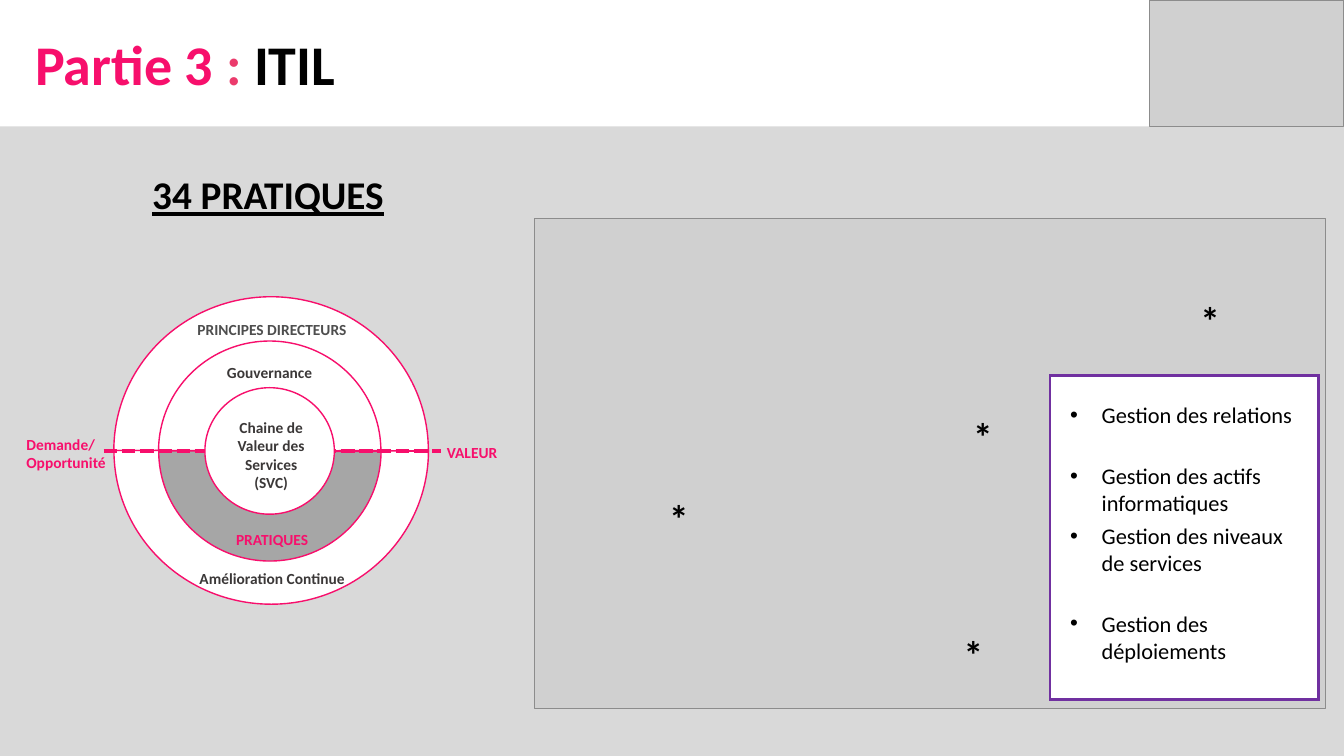
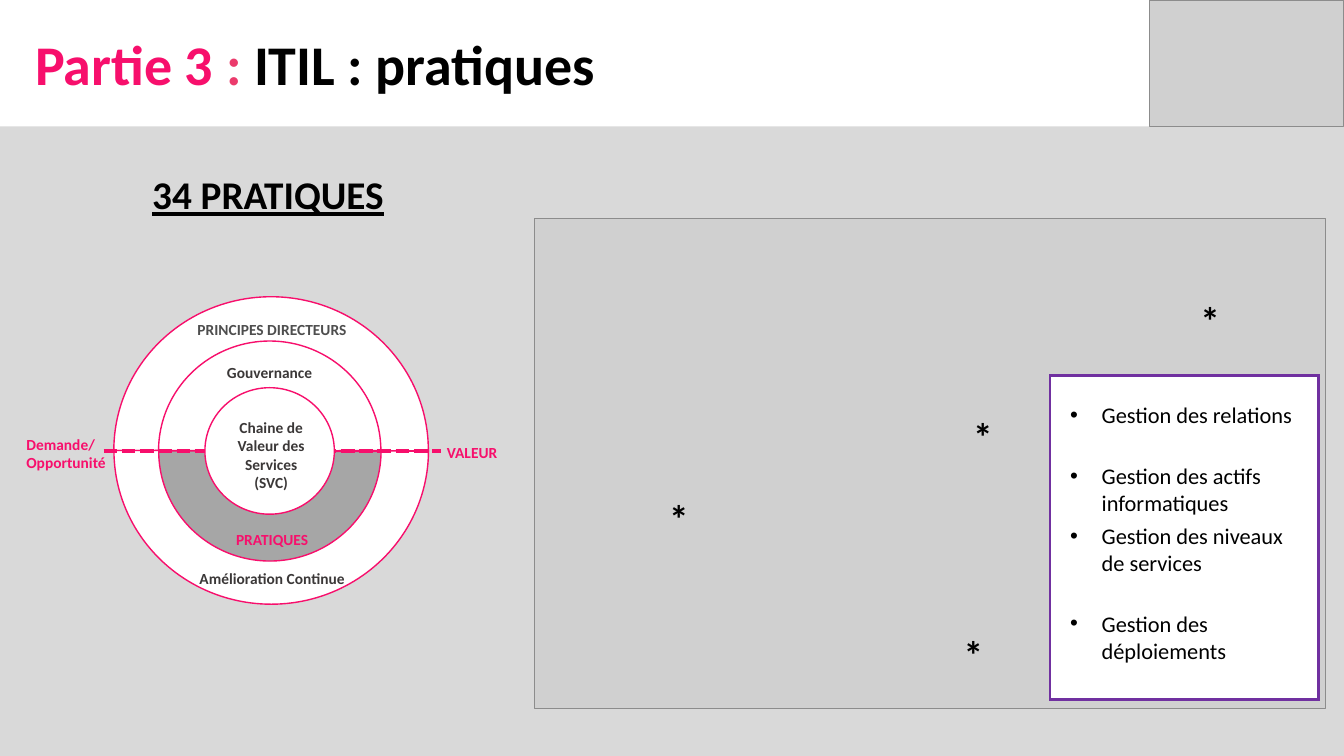
Before and after one commit to AITcorporation/Presentation-DevOps, a slide deck: slide 17 of Presentation.pptx. Drawn at 1344x756 pixels with LibreOffice and Linux fonts; fonts in the diff are those of the drawing; grey boxes stand for pictures. Boxes give left, top, right and bottom in pixels: in the first picture for what was removed or moved away, otherwise in the second. Text is boxed around its words. In the diff, an @@ line names an element or a change of style, - is before the commit and + after.

```diff
--- a/Presentation.pptx
+++ b/Presentation.pptx
@@ text at <box>35,45,595,94</box>: text changed; text colour #F70F6C to #000000 @@
-Partie 3 : ITIL
+Partie 3 : ITIL : pratiques
```
Also in this commit, not shown: 11 other slides changed.
